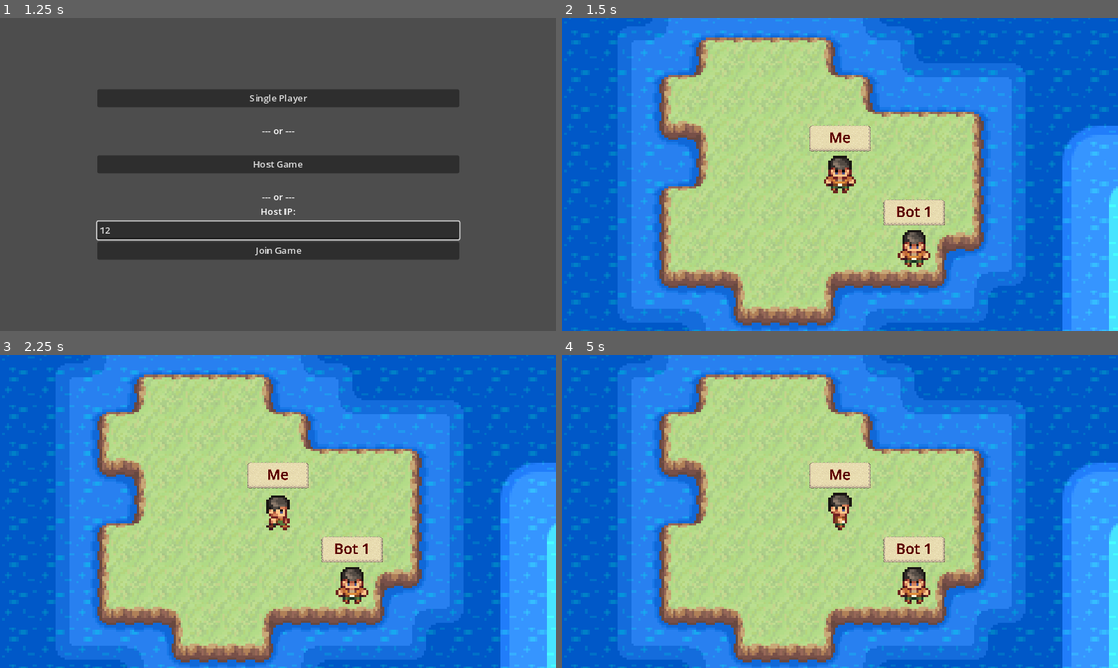
Above: before the commit, frames 1-4 (two rows, left to right).
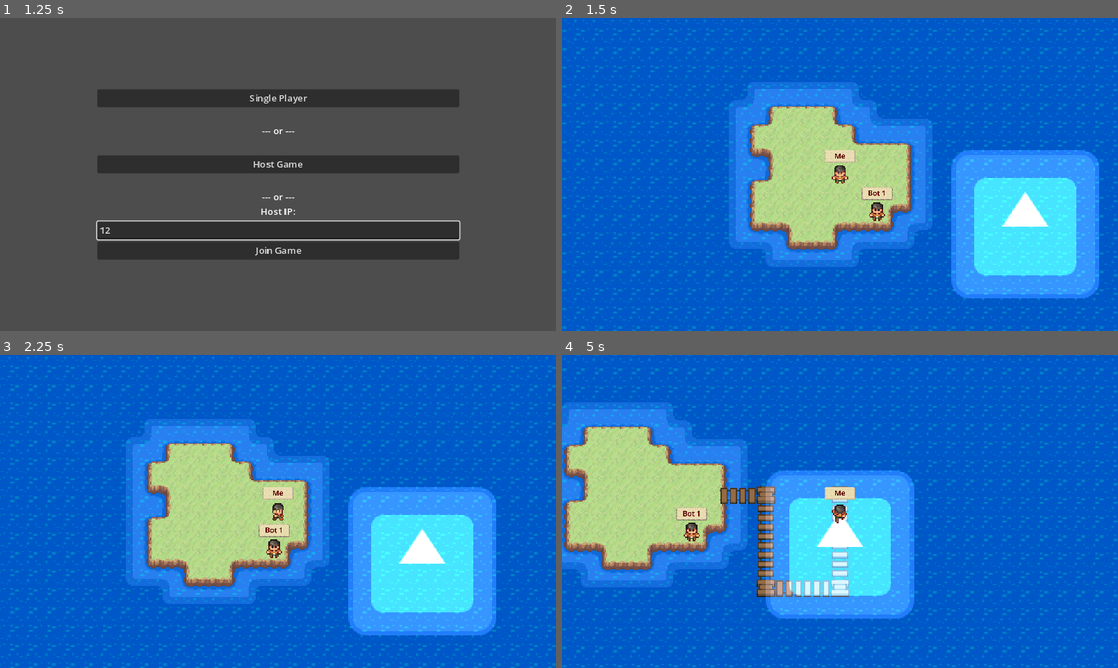
Above: after the commit, the same moments.

Repository: filippo-orru/island-tag-game
Game: Godot game, scene res://MainMenu.tscn
Two runs of this game, one before a commit and one after it. Both use one fixed random seed, a clock stepped at 60 frames per second and the inputs below. The engine's default icon, where the game draws it, is replaced by a stand-in: a white triangle on a blue panel in a dark square.
Inputs (mouse positions are in pixels of both pictures, inside the frame that each line leads up to):
- Up to frame 1 (1.25 s): click (278, 230) at 0.52 s; type "12" at 0.6 s
- Up to frame 2 (1.5 s): click "Single Player" at 1.25 s
- Up to frame 3 (2.25 s): tap Enter at 2 s; hold Right (ui_right) from 2.03 s (still down)
- Up to frame 4 (5 s): release Right (ui_right) at 2.78 s; hold Down (ui_down) 2.78-3.53 s; hold Right (ui_right) 3.53-4.28 s; hold Up (ui_up) from 4.28 s (still down)

Frame 1 is identical in both runs. In frame 2, 62% of the frame differs, in the area x 0-100%, y 0-100%; in frame 3, 63%; in frame 4, 71%.
Error before the commit: Trying to assign value of type 'MainMenu.gd' to a variable of type 'World.gd'. (res://player/Player.gd:22)

Commit message:
Fix single player

Diff:
--- a/MainMenu.gd
+++ b/MainMenu.gd
@@ -50,13 +50,15 @@
 		change_level.call_deferred(load("res://world.tscn"), singlePlayer)
 
 # Call this function deferred and only on the main authority (server).
-func change_level(scene: PackedScene, isSinglePlayer):
+func change_level(scene: PackedScene, isSinglePlayer: bool):
 	for child in $LevelSpawnTarget.get_children():
 		%LevelSpawnTarget.remove_child(child)
 		child.queue_free()
-	var instance = scene.instantiate()
-	instance.isSinglePlayer = isSinglePlayer
-	$LevelSpawnTarget.add_child(instance)
+
+	var world: GameWorld = scene.instantiate()
+	world.isSinglePlayer = isSinglePlayer
+	$LevelSpawnTarget.add_child(world)
+	singlePlayer_PlayerInit.call_deferred(world)
 
 # The server can restart the level by pressing F5.
 func _input(event):
@@ -74,20 +76,20 @@
 
 func _on_singleplayer_button_pressed():
 	load_game(true, true)
-	singlePlayer_PlayerInit.call_deferred()
 
-func singlePlayer_PlayerInit():
+func singlePlayer_PlayerInit(world: GameWorld):
 	var player1 = player.instantiate()
 	player1.position = Vector2(0, 0)
 	player1.playerName = "Me"
 	player1.controller = PlayerKeyboardControllStrategy.new()
-	%LevelSpawnTarget.add_child(player1)
+	world.spawn_player(player1)
 
 	var bot1 = player.instantiate()
 	bot1.position = Vector2(32, 32)
 	bot1.playerName = "Bot 1"
 	bot1.get_node("Camera2D").set_enabled(false)
+	bot1.hunter = true
 	var botController: PlayerBotControllStrategy = PlayerBotControllStrategy.new()
 	botController.targetPlayer = player1
 	bot1.controller = botController
-	%LevelSpawnTarget.add_child(bot1)
+	world.spawn_player(bot1)
--- a/World.gd
+++ b/World.gd
@@ -4,6 +4,7 @@
 const GRID_SIZE = 16
 
 @onready var tile_map: TileMap = $Map/Island
+@onready var player_spawn_target = $PlayerSpawnTarget
 
 var isSinglePlayer: bool = false
 
@@ -49,6 +50,10 @@
 		for spawnedPlank in spawnedPlanks:
 			spawn_plank.rpc_id(id, spawnedPlank["coming_from"], spawnedPlank["position"])
 
+	spawn_player(player)
+
+
+func spawn_player(player: Player):
 	$PlayerSpawnTarget.add_child(player, true)
 
 
--- a/player/Player.gd
+++ b/player/Player.gd
@@ -8,6 +8,7 @@
 @export var fromPos = Vector2i(0, 0)
 @export var targetPos = Vector2i(0, 0)
 @export var currentMovementSpeed = 0.0
+var hunter = false
 
 @export var playerName: String
 
@@ -39,7 +40,6 @@
 		targetPos = fromPos + changeVector
 
 	if not world.isWalkable(targetPos):
-
 		world.spawn_plank.rpc(fromPos, targetPos)
 		currentMovementSpeed = PLANK_SPAWN_SPEED
 	else:
@@ -77,3 +77,17 @@
 			nextMove()
 	elif fromPos == targetPos:
 		nextMove()
+
+
+func _on_area_entered(area):
+	if not hunter:
+		return
+
+	var taggedPlayer: Player = area.get_parent()
+	if taggedPlayer.name != "Player":
+		return
+
+	# TODO implement tag strategies
+	#  - taggedPlayer also gets hunter
+	#  - hunter is switche
+	print(self.playerName, " tagged ", taggedPlayer.playerName)
--- a/player/player.tscn
+++ b/player/player.tscn
@@ -125,7 +125,8 @@
 
 [node name="Player" type="CharacterBody2D"]
 position = Vector2(2.08165e-12, 2.08165e-12)
-collision_mask = 3
+collision_layer = 5
+collision_mask = 2
 script = ExtResource("1_s5i5o")
 
 [node name="PlayerSynchronizer" type="MultiplayerSynchronizer" parent="."]
@@ -136,9 +137,11 @@
 script = ExtResource("2_v5cuy")
 
 [node name="Camera2D" type="Camera2D" parent="."]
-zoom = Vector2(4, 4)
-
-[node name="Player-Collision" type="CollisionShape2D" parent="."]
+zoom = Vector2(2, 2)
+
+[node name="Area" type="Area2D" parent="."]
+
+[node name="PlayerCollision" type="CollisionShape2D" parent="Area"]
 shape = SubResource("RectangleShape2D_q8uy0")
 
 [node name="AnimationPlayer" type="AnimationPlayer" parent="."]
@@ -204,3 +207,5 @@
 horizontal_alignment = 1
 vertical_alignment = 1
 max_lines_visible = 1
+
+[connection signal="area_entered" from="Area" to="." method="_on_area_entered"]
--- a/project.godot
+++ b/project.godot
@@ -35,6 +35,7 @@
 2d_render/layer_2="Floor"
 2d_physics/layer_1="Player"
 2d_physics/layer_2="Boundary"
+2d_physics/layer_3="Tagging"
 
 [rendering]
 
